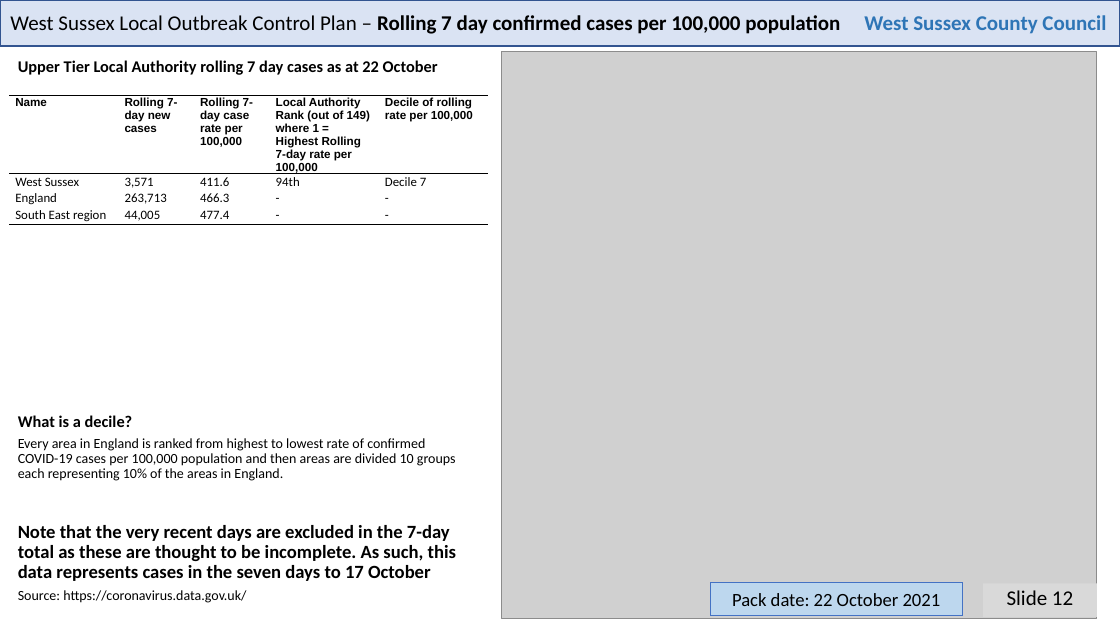
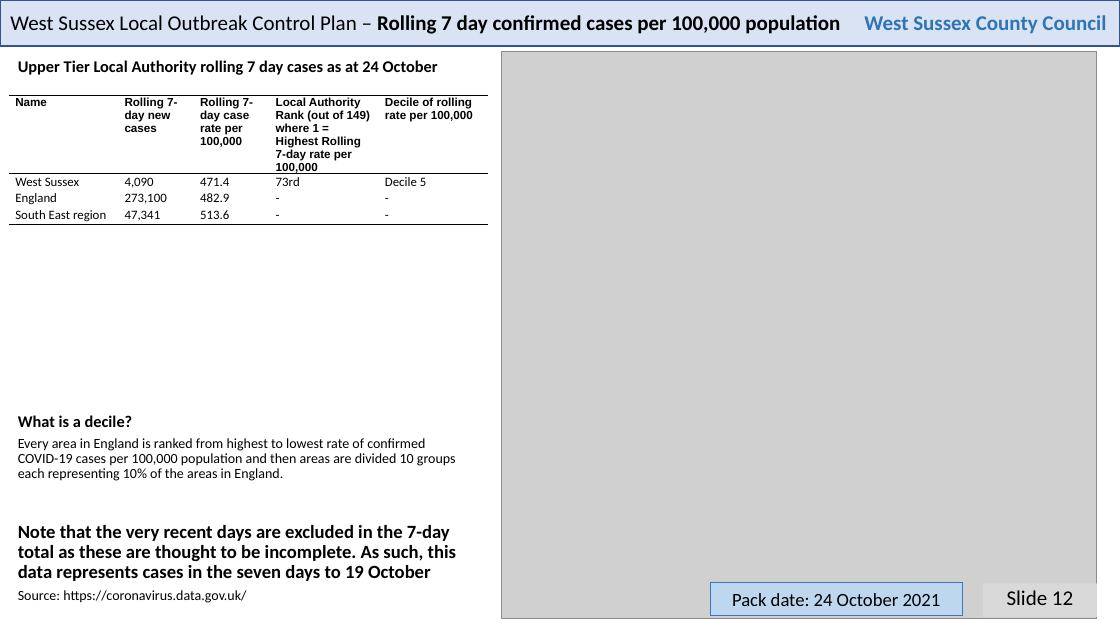
Before and after one commit to psychty/wsx_covid_datapack_public, a slide deck: slide 12 of Latest_West_Sussex_C19_slide_deck.pptx. Drawn at 1120x630 pixels with LibreOffice and Linux fonts; fonts in the diff are those of the drawing; grey boxes stand for pictures. Boxes give left, top, right and bottom in pixels: in the first picture for what was removed or moved away, otherwise in the second. Text is boxed around its words. In the diff, an @@ line names an element or a change of style, - is before the commit and + after.

```diff
--- a/Latest_West_Sussex_C19_slide_deck.pptx
+++ b/Latest_West_Sussex_C19_slide_deck.pptx
@@ text at (18,60,438,75): text changed @@
-Upper Tier Local Authority rolling 7 day cases as at 22 October
+Upper Tier Local Authority rolling 7 day cases as at 24 October
@@ table at (9,96,488,329) @@
-row 2: West Sussex | 3,571 | 411.6 | 94th | Decile 7
+row 2: West Sussex | 4,090 | 471.4 | 73rd | Decile 5
-row 3, column 2: 263,713
+row 3, column 2: 273,100
-row 3, column 3: 466.3
+row 3, column 3: 482.9
-row 4, column 2: 44,005
+row 4, column 2: 47,341
-row 4, column 3: 477.4
+row 4, column 3: 513.6
@@ text at (18,525,456,581): text changed @@
-Note that the very recent days are excluded in the 7-day total as these are thought to be incomplete. As such, this data represents cases in the seven days to 17 October
+Note that the very recent days are excluded in the 7-day total as these are thought to be incomplete. As such, this data represents cases in the seven days to 19 October
@@ text in rectangle at (732,593,941,606): text changed @@
-Pack date: 22 October 2021
+Pack date: 24 October 2021
```
Also in this commit, not shown: 21 other slides changed, 59 other files.
